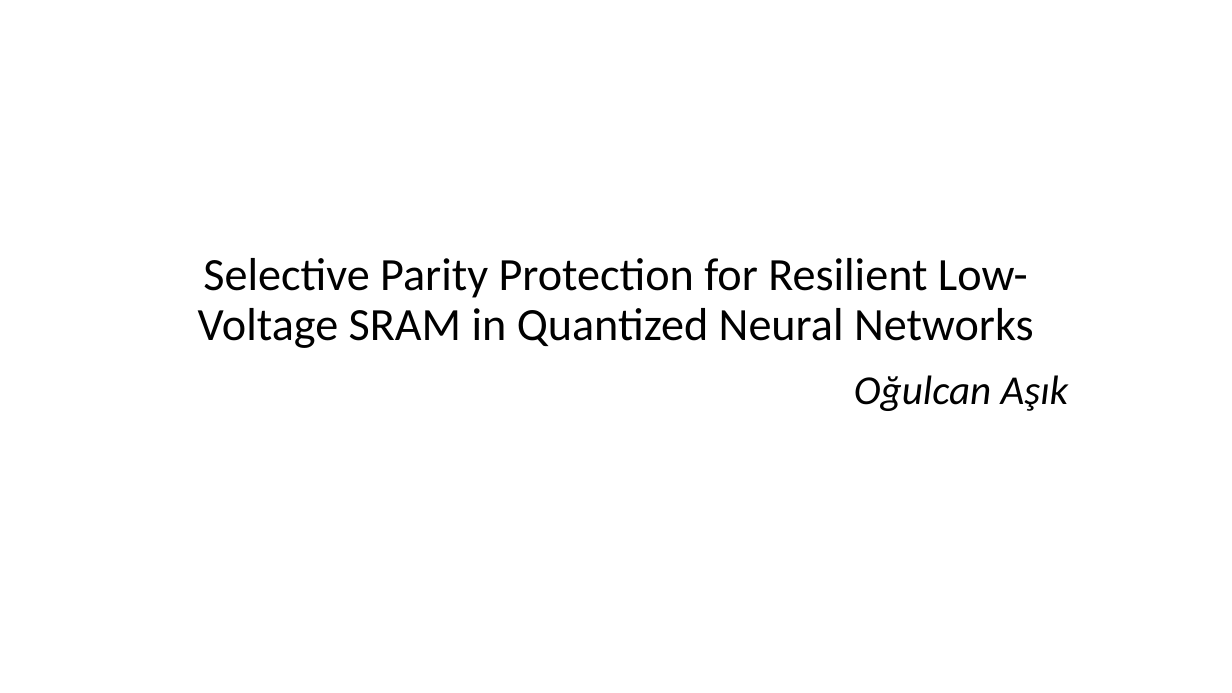
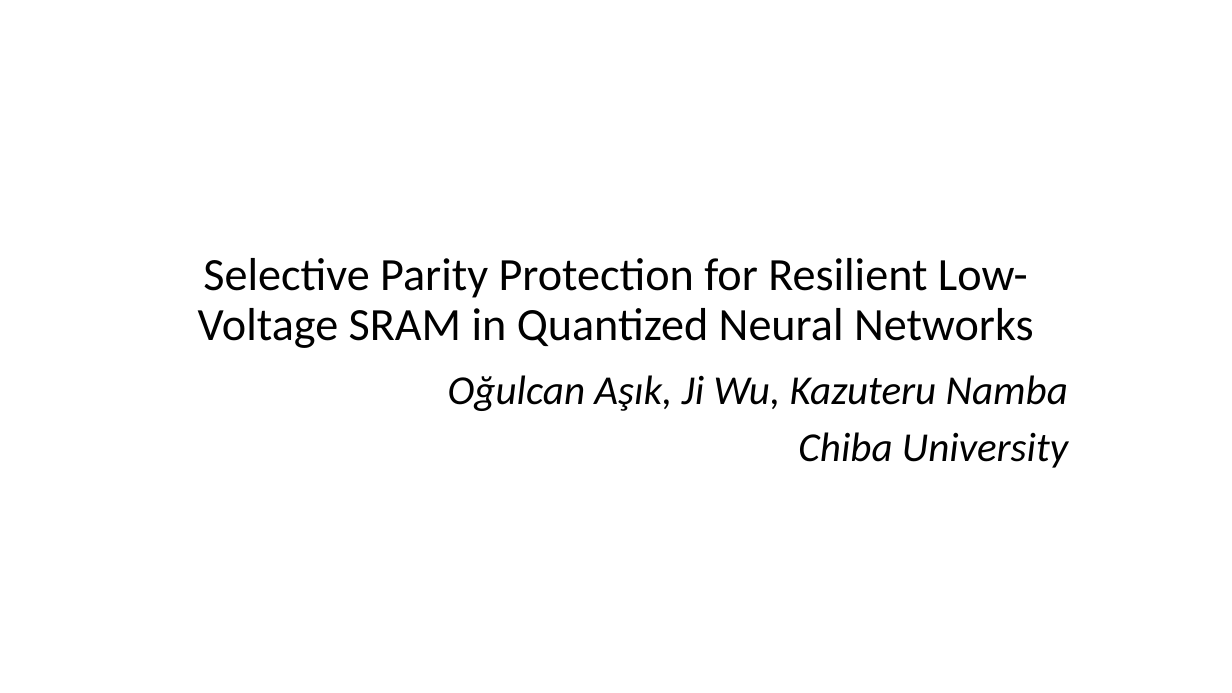
Before and after one commit to Xeadriel/ECC-SRAM-Simulation, a slide deck: slide 1 of Paper SRAM PDF/Selective Parity Protection for Resilient Low-Voltage SRAM in.pptx. Drawn at 1232x693 pixels with LibreOffice and Linux fonts; fonts in the diff are those of the drawing. Boxes give left, top, right and bottom in pixels: in the first picture for what was removed or moved away, otherwise in the second. Text is boxed around its words. In the diff, an @@ line names an element or a change of style, - is before the commit and + after.

```diff
--- a/Paper SRAM PDF/Selective Parity Protection for Resilient Low-Voltage SRAM in.pptx
+++ b/Paper SRAM PDF/Selective Parity Protection for Resilient Low-Voltage SRAM in.pptx
@@ subtitle at (448,375,1068,468): text changed @@
-Oğulcan Aşık
+Oğulcan Aşık, Ji Wu, Kazuteru Namba
+Chiba University
```
Also in this commit, not shown: 13 other slides changed, 2 slides added, 3 slides removed, 4 other files.
